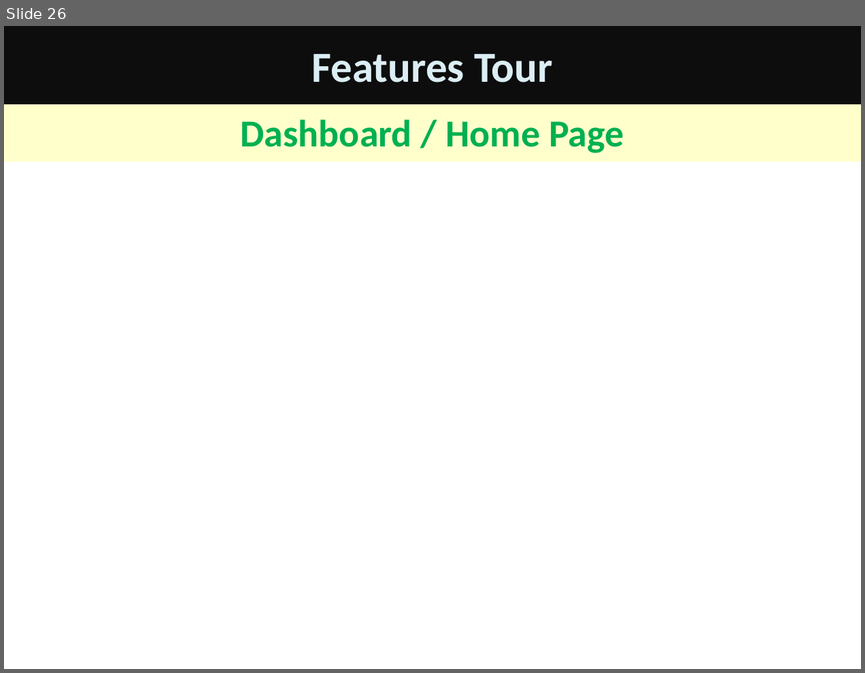
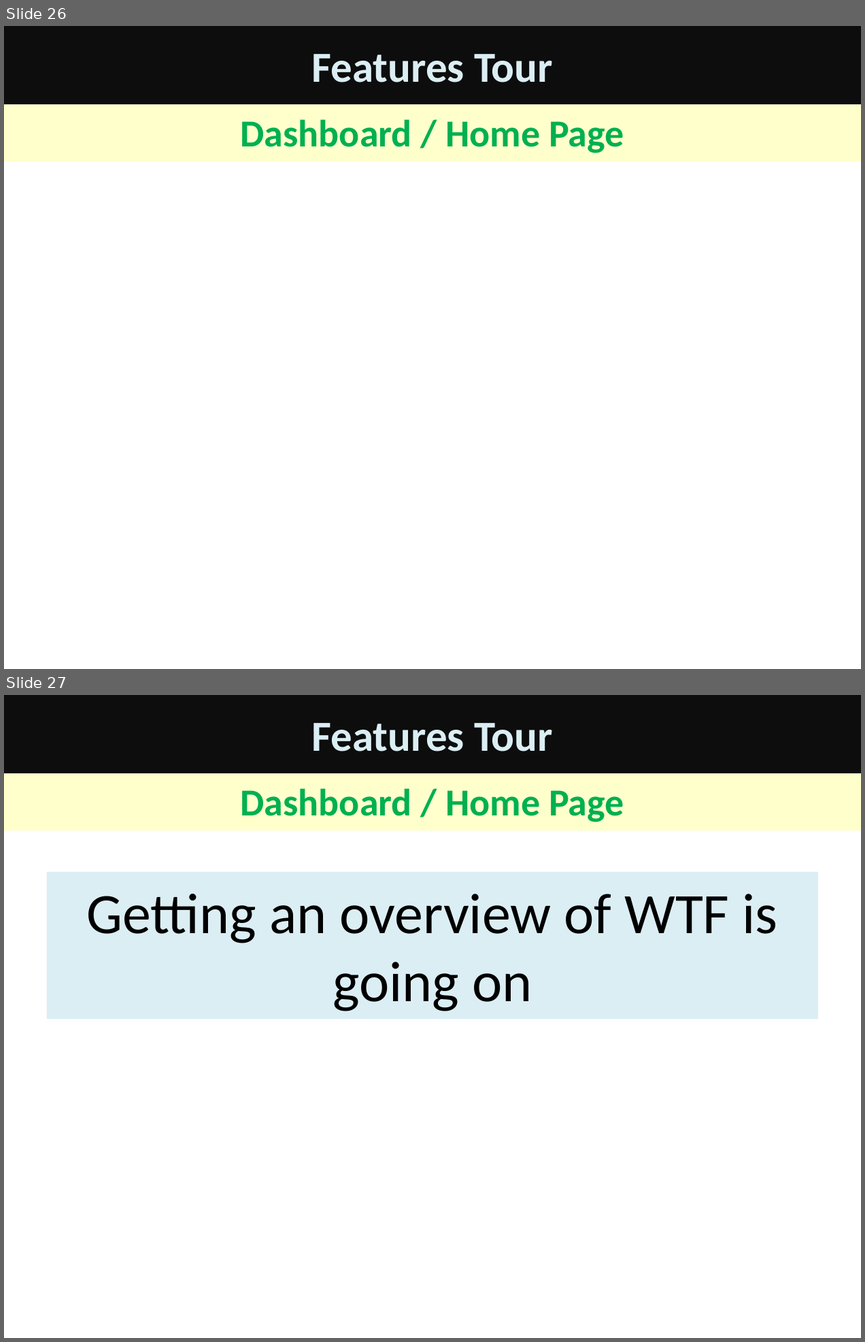
Before and after one commit to ideamonk/bugbase, a slide deck: advocacy/BugBase 1.pptx. Shown one above the other, each under a label of ours: slide 26 before the commit, slides 26 and 27 after it. The pictures are 865x673 and 865x1342 pixels, drawn with LibreOffice and Linux fonts; fonts in the diff are those of the drawing. Boxes give left, top, right and bottom in pixels: in the first picture for what was removed or moved away, otherwise in the second. Text is boxed around its words. In the diff, an @@ line names an element or a change of style, - is before the commit and + after.

```diff
--- a/advocacy/BugBase 1.pptx
+++ b/advocacy/BugBase 1.pptx
@@ slide 27 added at box(4, 695, 861, 1338), background #FFFFFF @@
@@ title added at box(4, 695, 861, 774), fill #0D0D0D, 36 pt, text #DBEEF4, bold @@
+Features Tour
@@ subtitle added at box(4, 774, 861, 831), fill #FFFFCC, 32 pt, text #00B050, bold @@
+Dashboard / Home Page
@@ rectangle added at box(47, 872, 818, 1019), fill #DBEEF4, 48 pt, text #000000 @@
+Getting an overview of WTF is going on
```
Also in this commit, not shown: 2 slides changed, 4 other slides added.
